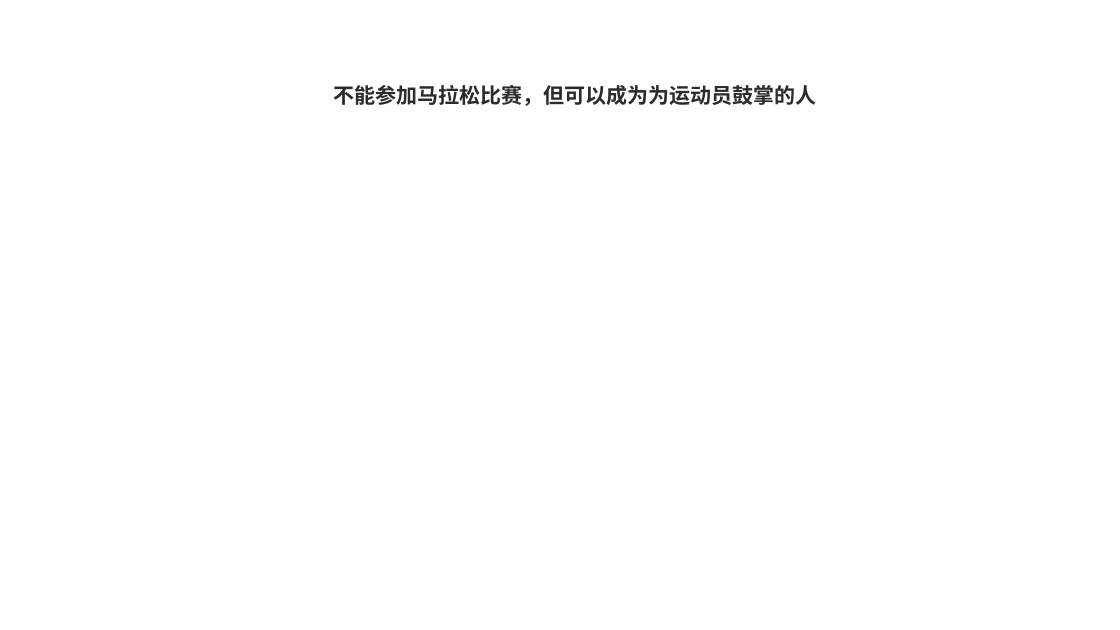
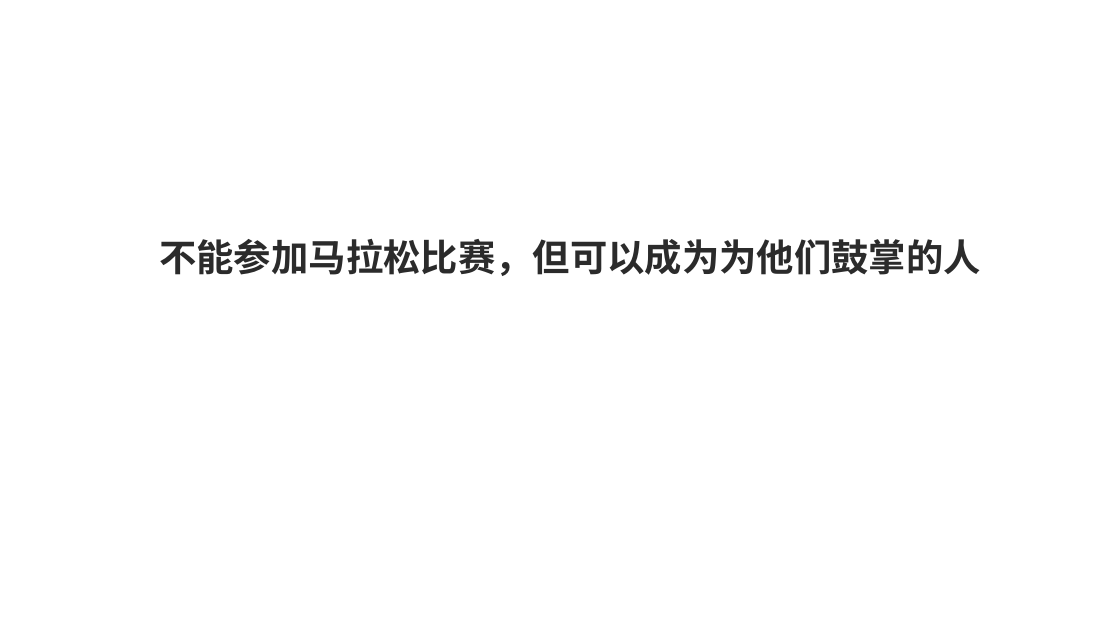
Before and after one commit to FredJiangFei/MyDocuments, a slide deck: slide 17 of 其他/马拉松/马拉松.pptx (slide 6 before the commit). Drawn at 1120x630 pixels with LibreOffice and Linux fonts; fonts in the diff are those of the drawing. Boxes give left, top, right and bottom in pixels: in the first picture for what was removed or moved away, otherwise in the second. Text is boxed around its words. In the diff, an @@ line names an element or a change of style, - is before the commit and + after.

```diff
--- a/其他/马拉松/马拉松.pptx
+++ b/其他/马拉松/马拉松.pptx
@@ text at (159, 239, 981, 276): text changed; size 18 to 32 pt @@
-不能参加马拉松比赛，但可以成为为运动员鼓掌的人
+不能参加马拉松比赛，但可以成为为他们鼓掌的人
```
Also in this commit, not shown: 16 slides added, 6 slides removed, 2 other files.
